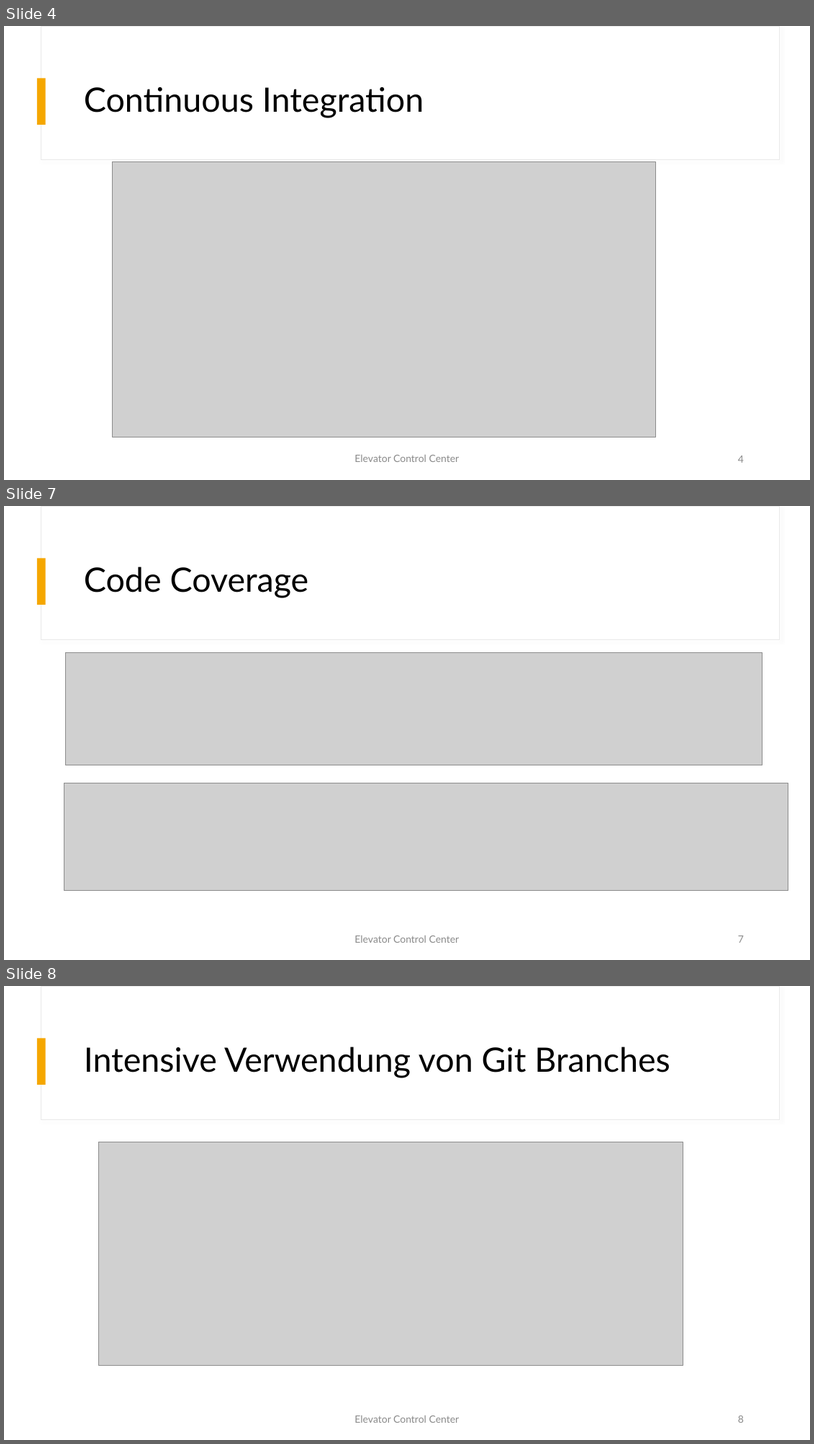
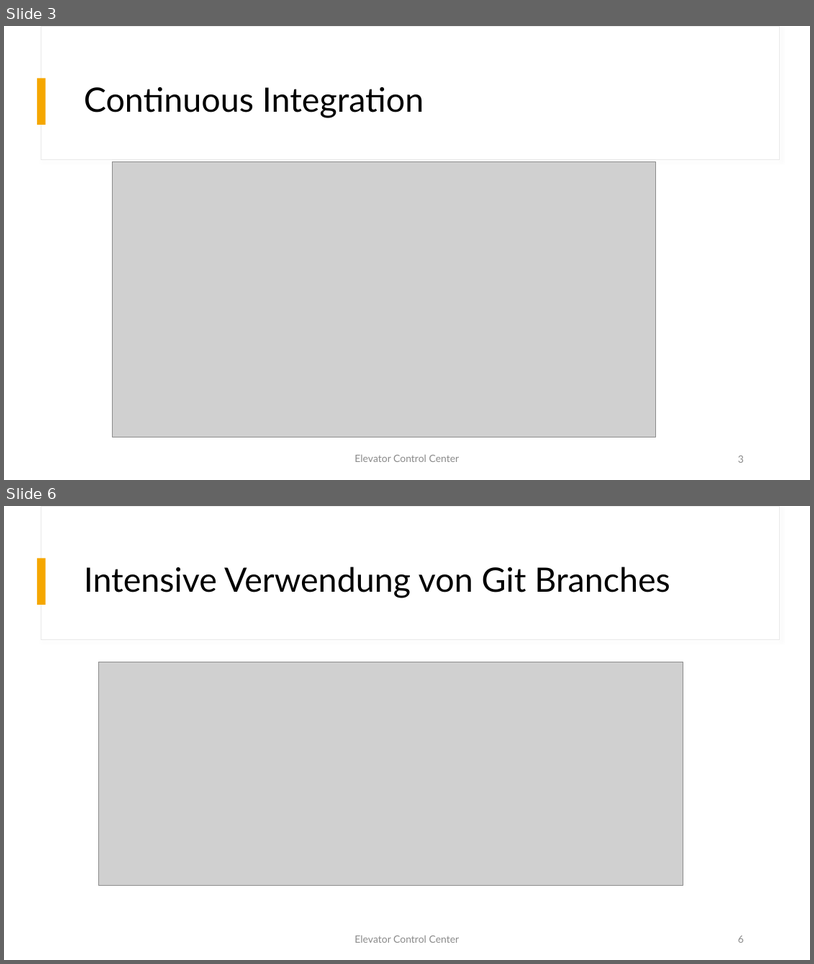
Before and after one commit to fhhagenberg-sqe-esd-ws20/elevator-control-center-team-c, a slide deck: doc/Presentation/Elevator_Control_Center.pptx. Shown one above the other, each under a label of ours: slides 4, 7 and 8 before the commit, slides 3 and 6 after it; the slides between them are not shown. The pictures are 814x1444 and 814x964 pixels, drawn with LibreOffice and Linux fonts; fonts in the diff are those of the drawing; grey boxes stand for pictures. Boxes give left, top, right and bottom in pixels: in the first picture for what was removed or moved away, otherwise in the second. Text is boxed around its words. In the diff, an @@ line names an element or a change of style, - is before the commit and + after.

```diff
--- a/doc/Presentation/Elevator_Control_Center.pptx
+++ b/doc/Presentation/Elevator_Control_Center.pptx
@@ slide 7 removed at (4,506,810,960), background #FFFFFF; not listed: 2 template elements that a slide beside it also shows @@
@@ title removed at (84,566,309,598) @@
-Code Coverage
@@ picture removed at (66,652,763,765) @@
@@ picture removed at (64,783,789,890) @@
@@ text removed at (355,935,460,942) @@
-Elevator Control Center
@@ page number removed at (738,935,744,942) @@
-7
@@ what was slide 4 is now slide 3 @@
@@ page number at (738,455,744,462): text changed @@
-4
+3
@@ what was slide 8 is now slide 6 @@
@@ page number at (738,935,744,942): text changed @@
-8
+6
```
Also in this commit, not shown: 8 slides changed, 1 other slide removed, 1 other file.
